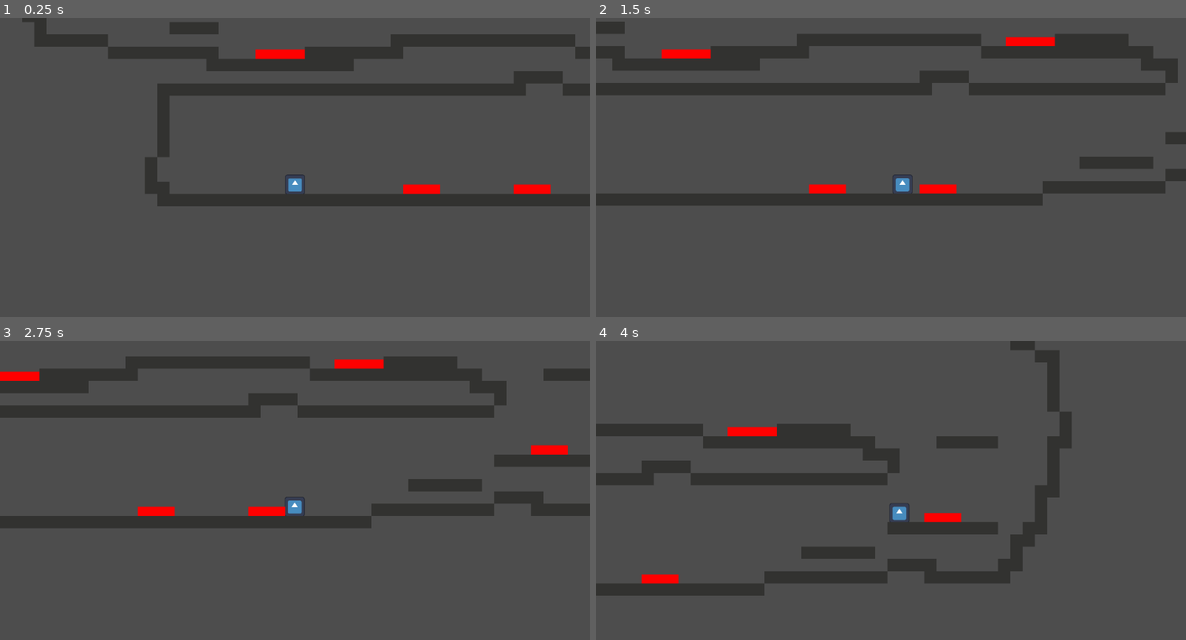
Above: before the commit, frames 1-4 (two rows, left to right).
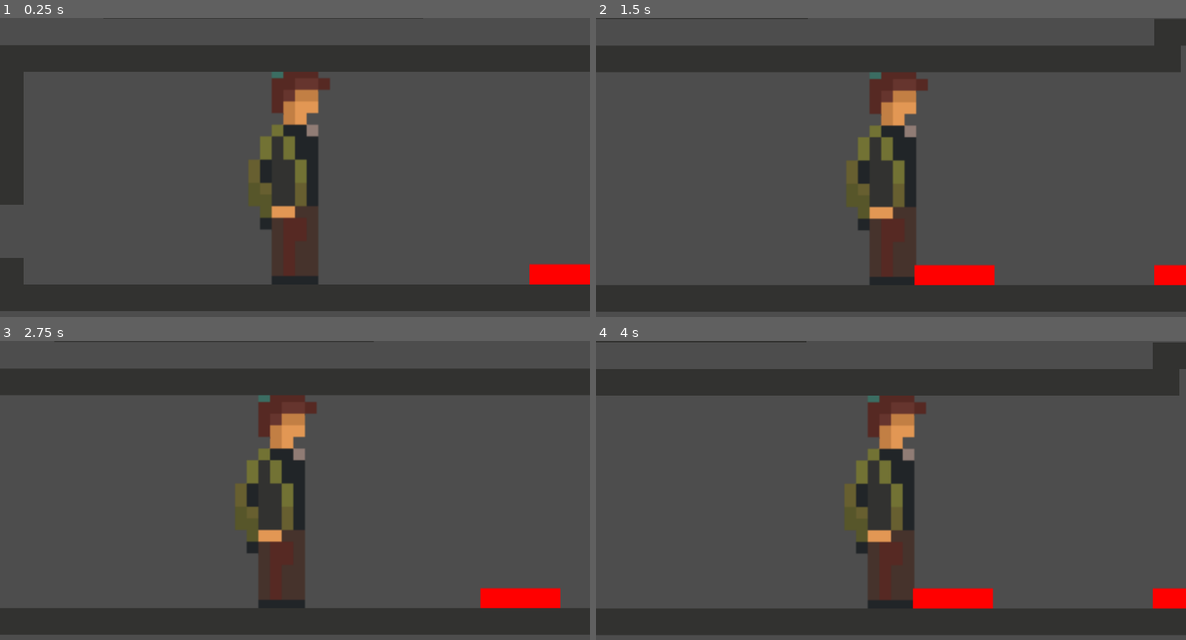
Above: after the commit, the same moments.

Repository: Zach9123/L1-Digital
Game: Godot game, scene res://Scenes/level_1.tscn
Same seed, same stepped clock (60 frames per second), same inputs: the game is played once before the commit and once after it. The project has no main scene, so this scene is started directly. The engine's default icon, where the game draws it, is replaced by a stand-in: a white triangle on a blue panel in a dark square.
Inputs:
- Up to frame 1 (0.25 s): no input
- Up to frame 2 (1.5 s): hold Right (ui_right) from 0.53 s (still down); tap Up (ui_up) at 0.77 s
- Up to frame 3 (2.75 s): tap Up (ui_up) at 1.52 s; release Right (ui_right) at 2.03 s; hold Left (ui_left) from 2.03 s (still down)
- Up to frame 4 (4 s): release Left (ui_left) at 2.78 s; hold Right (ui_right) from 2.78 s (still down); tap Up (ui_up) at 3.02, 3.77 s

The runs differ from the first frame. In frame 1, 32% of the frame differs, in the area x 0-100%, y 0-99%; in frame 2, 32%; in frame 3, 32%; in frame 4, 36%.

Commit message:
V1.6
fixing spikes and starting to add animated character

Diff:
--- a/Rendezvous/Scenes/character_body_2d.gd
+++ b/Rendezvous/Scenes/character_body_2d.gd
@@ -1,12 +1,12 @@
 extends CharacterBody2D
 @export var acceleration: int = 15
-@export var speed: int = 150
+@export var speed: int = 80
 @export var jump_speed: int = -speed * 3
 @export var gravity: int = speed * 4
 @export var gravity_down_factor: float = 2.5
 
 
-var start_position = Vector2(33, 19)
+var start_position = Vector2(579, 319)
 
 @onready var jump_buffer_timer: Timer = $JumpBufferTimer
 @onready var cyote_timer: Timer = $CyoteTimer
@@ -27,8 +27,9 @@
 
 		if tilemap:
 			var cell = tilemap.local_to_map(collision.get_position() - collision.get_normal())
-
-
+			var tile = tilemap.get_cell_tile_data(cell)
+			if tile and tile.get_custom_data('spikes'):
+				respawn()
 
 
 func handle_input() -> void:
--- a/Rendezvous/Scenes/character_body_2d.tscn
+++ b/Rendezvous/Scenes/character_body_2d.tscn
@@ -1,32 +1,89 @@
 [gd_scene format=3 uid="uid://g8nb2g61fk1m"]
 
 [ext_resource type="Script" uid="uid://hss5eyymjeei" path="res://Scenes/character_body_2d.gd" id="1_88kja"]
-[ext_resource type="Texture2D" uid="uid://clbgbeflg1isd" path="res://icon.svg" id="1_ymxaj"]
+[ext_resource type="Texture2D" uid="uid://by7ahgyulgmxx" path="res://sprites/messenger_guy_idle_v1 (1).png" id="2_88kja"]
 
 [sub_resource type="RectangleShape2D" id="RectangleShape2D_88kja"]
-size = Vector2(24, 23)
+size = Vector2(27, 124)
+
+[sub_resource type="AtlasTexture" id="AtlasTexture_88kja"]
+atlas = ExtResource("2_88kja")
+region = Rect2(0, 0, 448, 448)
+
+[sub_resource type="AtlasTexture" id="AtlasTexture_it8n0"]
+atlas = ExtResource("2_88kja")
+region = Rect2(448, 0, 448, 448)
+
+[sub_resource type="AtlasTexture" id="AtlasTexture_gbyq6"]
+atlas = ExtResource("2_88kja")
+region = Rect2(896, 0, 448, 448)
+
+[sub_resource type="AtlasTexture" id="AtlasTexture_pbq55"]
+atlas = ExtResource("2_88kja")
+region = Rect2(0, 448, 448, 448)
+
+[sub_resource type="AtlasTexture" id="AtlasTexture_t38ji"]
+atlas = ExtResource("2_88kja")
+region = Rect2(448, 448, 448, 448)
+
+[sub_resource type="AtlasTexture" id="AtlasTexture_pbj7x"]
+atlas = ExtResource("2_88kja")
+region = Rect2(896, 448, 448, 448)
+
+[sub_resource type="AtlasTexture" id="AtlasTexture_fxof2"]
+atlas = ExtResource("2_88kja")
+region = Rect2(0, 896, 448, 448)
+
+[sub_resource type="SpriteFrames" id="SpriteFrames_c36lj"]
+animations = [{
+"frames": [{
+"duration": 1.0,
+"texture": SubResource("AtlasTexture_88kja")
+}, {
+"duration": 1.0,
+"texture": SubResource("AtlasTexture_it8n0")
+}, {
+"duration": 1.0,
+"texture": SubResource("AtlasTexture_gbyq6")
+}, {
+"duration": 1.0,
+"texture": SubResource("AtlasTexture_pbq55")
+}, {
+"duration": 1.0,
+"texture": SubResource("AtlasTexture_t38ji")
+}, {
+"duration": 1.0,
+"texture": SubResource("AtlasTexture_pbj7x")
+}, {
+"duration": 1.0,
+"texture": SubResource("AtlasTexture_fxof2")
+}],
+"loop": 1,
+"name": &"idle",
+"speed": 10.0
+}]
 
 [node name="CharacterBody2D" type="CharacterBody2D" unique_id=1793281390]
 script = ExtResource("1_88kja")
 
-[node name="Sprite2D" type="Sprite2D" parent="." unique_id=1805280787]
-position = Vector2(0.062499393, 0.062499393)
-scale = Vector2(0.20214844, 0.20214844)
-texture = ExtResource("1_ymxaj")
-
 [node name="CollisionShape2D" type="CollisionShape2D" parent="." unique_id=1497935061]
-position = Vector2(5.9604645e-08, 0.5)
+position = Vector2(-0.5, -1)
 shape = SubResource("RectangleShape2D_88kja")
 
 [node name="Camera2D" type="Camera2D" parent="." unique_id=1410634314]
-zoom = Vector2(1.5, 1.5)
+scale = Vector2(0.5, 0.5)
+zoom = Vector2(3.25, 3.25)
 position_smoothing_enabled = true
 position_smoothing_speed = 15.0
 
 [node name="JumpBufferTimer" type="Timer" parent="." unique_id=1439818444]
-wait_time = 0.256
+wait_time = 0.08
 one_shot = true
 
 [node name="CyoteTimer" type="Timer" parent="." unique_id=1616286909]
 wait_time = 0.293
 one_shot = true
+
+[node name="AnimatedSprite2D" type="AnimatedSprite2D" parent="." unique_id=351196918]
+sprite_frames = SubResource("SpriteFrames_c36lj")
+animation = &"idle"
--- a/Rendezvous/Scenes/level_1.tscn
+++ b/Rendezvous/Scenes/level_1.tscn
@@ -22,7 +22,8 @@
 0:1/0 = 0
 
 [sub_resource type="TileSet" id="TileSet_6444e"]
-physics_layer_0/collision_layer = 1
+physics_layer_0/collision_layer = 3
+physics_layer_0/collision_mask = 3
 sources/0 = SubResource("TileSetAtlasSource_7p6j4")
 
 [sub_resource type="TileSetAtlasSource" id="TileSetAtlasSource_8ffim"]
Binary file added: Rendezvous/sprites/messenger_guy_idle_v1 (1).png
Not shown, added: Rendezvous/sprites/messenger_guy_idle_v1 (1).png.import
